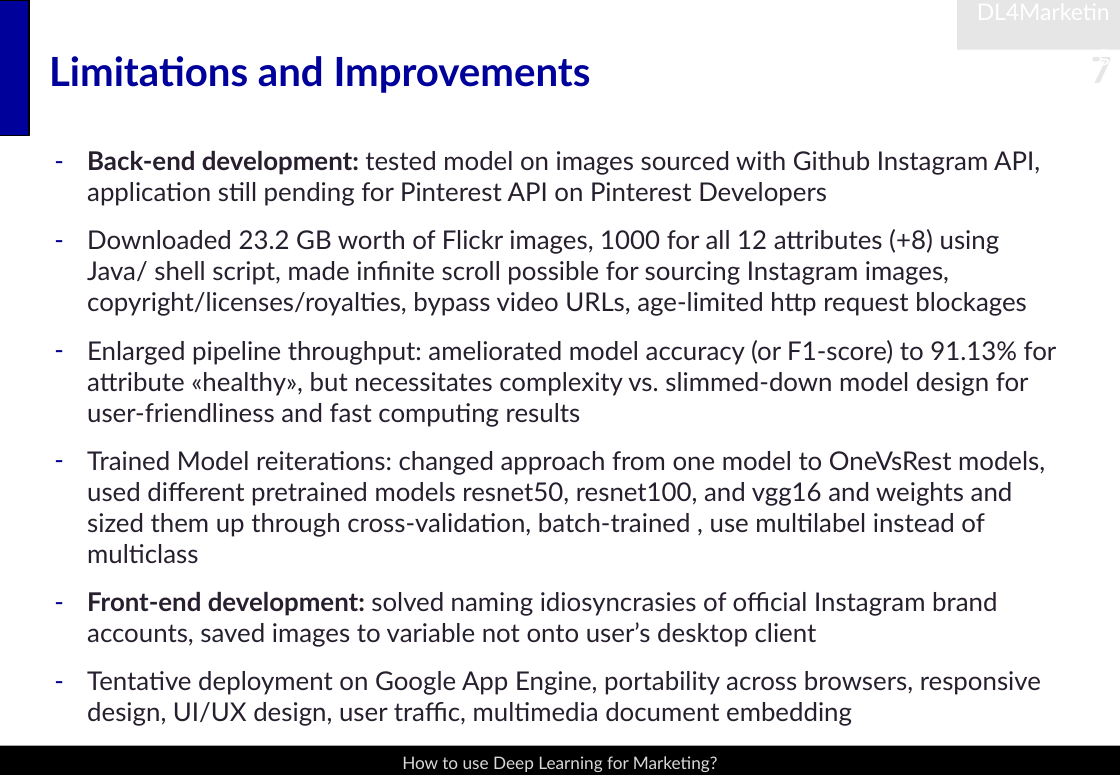
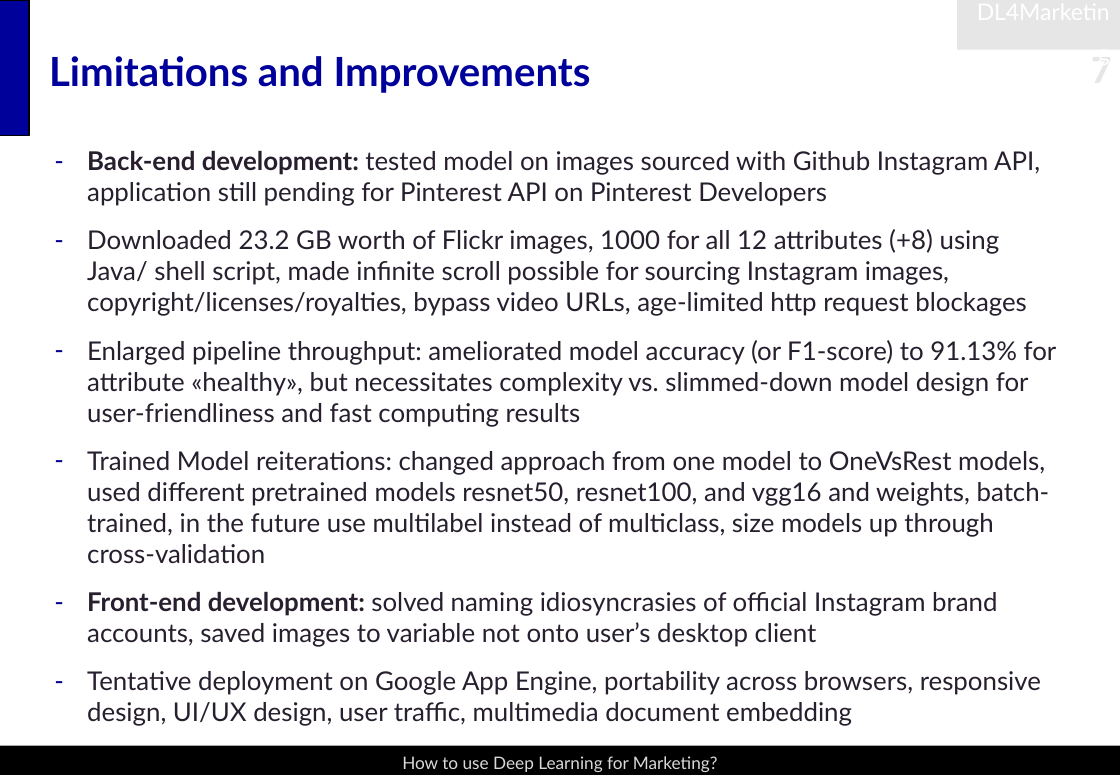
Before and after one commit to snoweZz/DLfM_BrandManagement, a slide deck: slide 7 of about_me/Visual Listening In_Draft_LS.pptx. Drawn at 1120x775 pixels with LibreOffice and Linux fonts; fonts in the diff are those of the drawing. Boxes give left, top, right and bottom in pixels: in the first picture for what was removed or moved away, otherwise in the second. Text is boxed around its words. In the diff, an @@ line names an element or a change of style, - is before the commit and + after.

```diff
--- a/about_me/Visual Listening In_Draft_LS.pptx
+++ b/about_me/Visual Listening In_Draft_LS.pptx
@@ text at bbox=[87, 451, 1050, 564]: text changed @@
-– Trained Model reiterations: changed approach from one model to OneVsRest models, used different pretrained models resnet50, resnet100, and vgg16 and weights and sized them up through cross-validation, batch-trained , use multilabel instead of multiclass
+– Trained Model reiterations: changed approach from one model to OneVsRest models, used different pretrained models resnet50, resnet100, and vgg16 and weights, batch-trained, in the future use multilabel instead of multiclass, size models up through cross-validation
```
